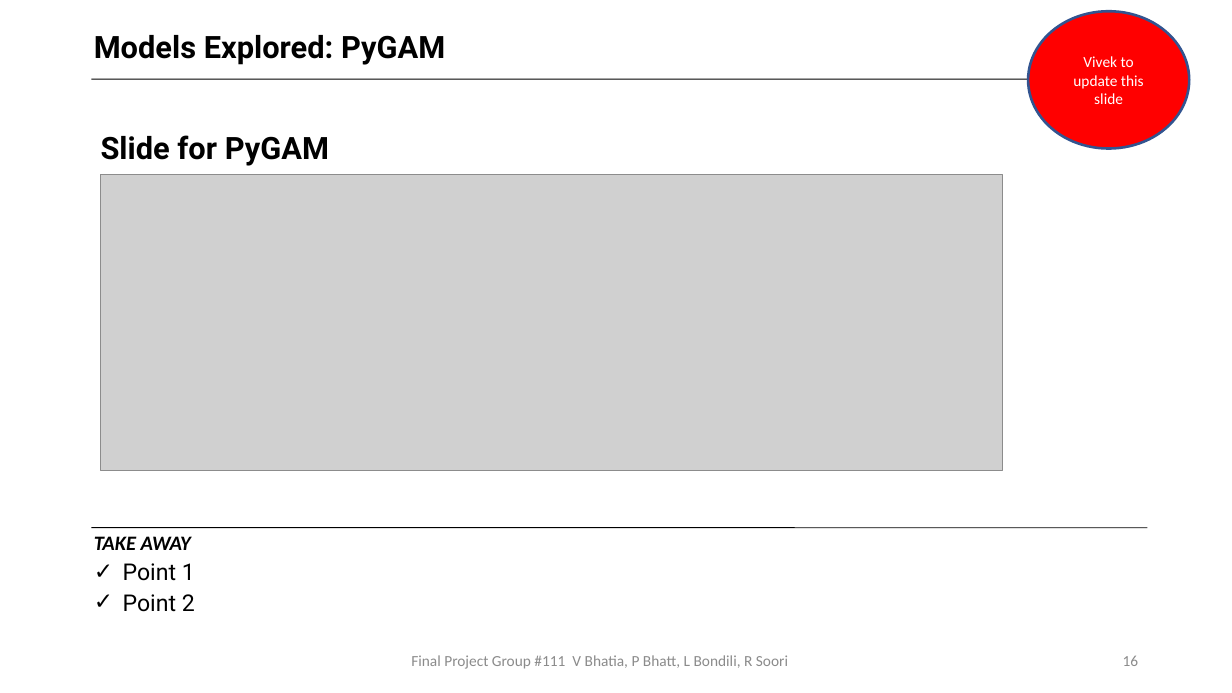
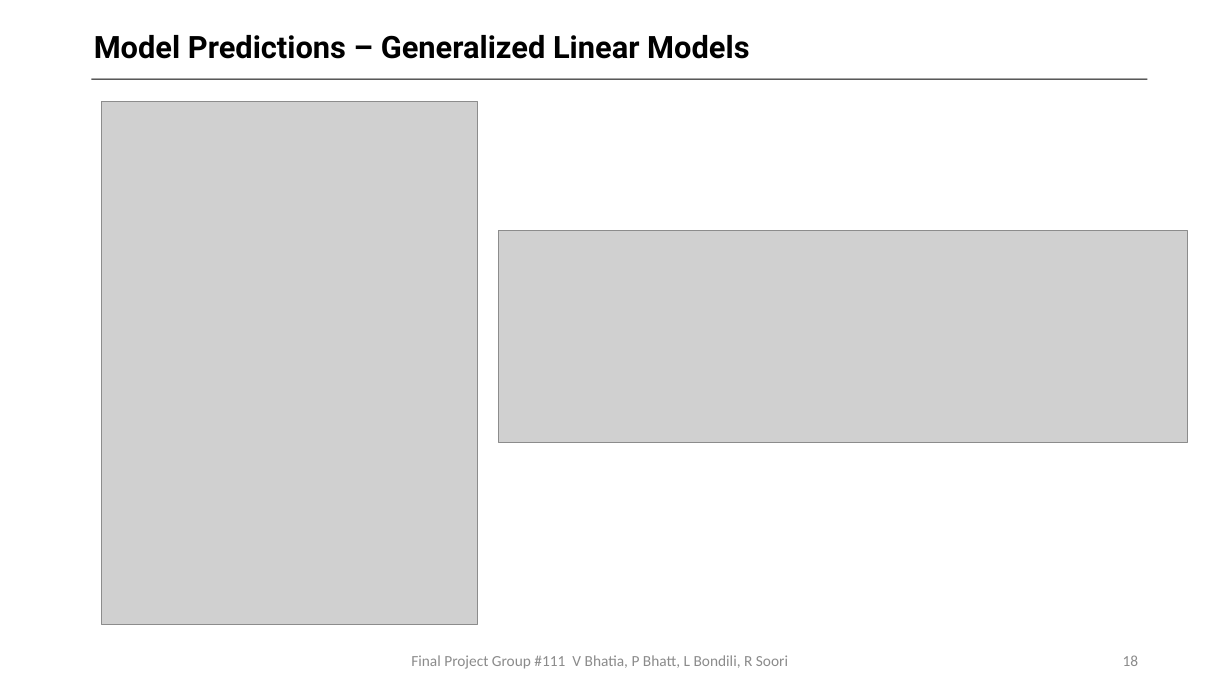
Before and after one commit to bhatiavr/cs109b-final-project-111, a slide deck: slide 18 of docs/Forecasting COVID-19 Cases Using SARS-Cov-2 Titers in Wastewater.pptx (slide 16 before the commit). Drawn at 1232x693 pixels with LibreOffice and Linux fonts; fonts in the diff are those of the drawing; grey boxes stand for pictures. Boxes give left, top, right and bottom in pixels: in the first picture for what was removed or moved away, otherwise in the second. Text is boxed around its words. In the diff, an @@ line names an element or a change of style, - is before the commit and + after.

```diff
--- a/docs/Forecasting COVID-19 Cases Using SARS-Cov-2 Titers in Wastewater.pptx
+++ b/docs/Forecasting COVID-19 Cases Using SARS-Cov-2 Titers in Wastewater.pptx
@@ ellipse removed at box(1029, 11, 1189, 149) @@
-Vivek to update this slide
@@ text at box(94, 35, 749, 59): text changed @@
-Models Explored: PyGAM
+Model Predictions – Generalized Linear Models
@@ picture added at box(102, 102, 478, 625) @@
@@ text removed at box(101, 135, 329, 166) @@
-Slide for PyGAM
@@ picture removed at box(100, 175, 1002, 471) @@
@@ picture added at box(499, 231, 1188, 443) @@
@@ line removed from (91, 528) to (1148, 528) @@
@@ text removed at box(94, 536, 195, 612) @@
-TAKE AWAY
-✓ Point 1
-✓ Point 2
@@ page number at box(1123, 655, 1139, 666): text changed @@
-16
+18
```
Also in this commit, not shown: 9 other slides changed, 11 slides added, 3 slides removed, 1 other file.
